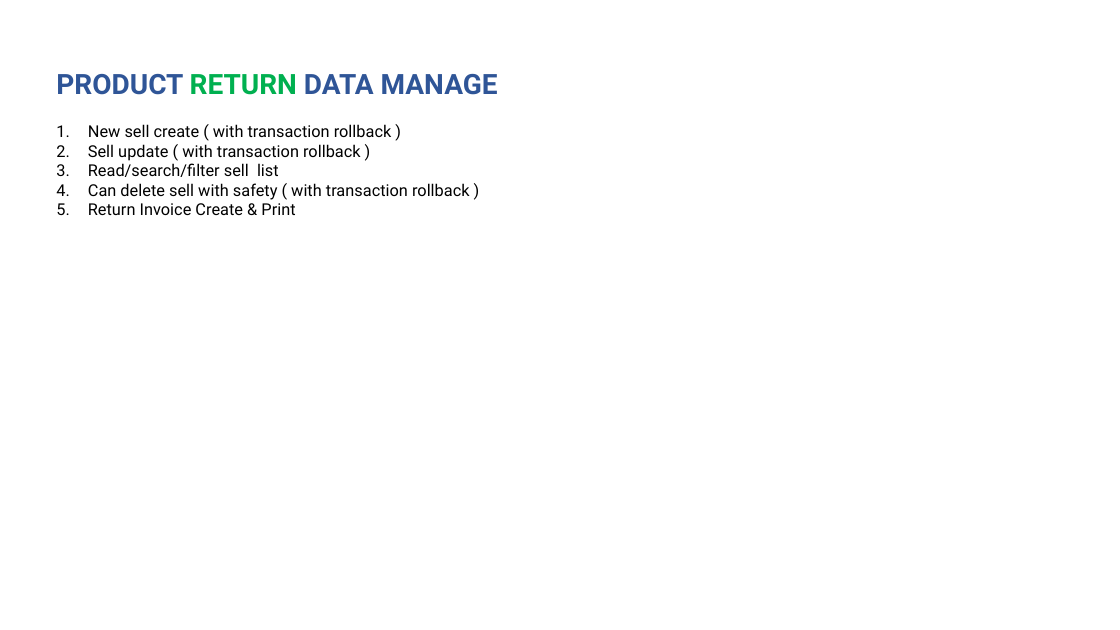
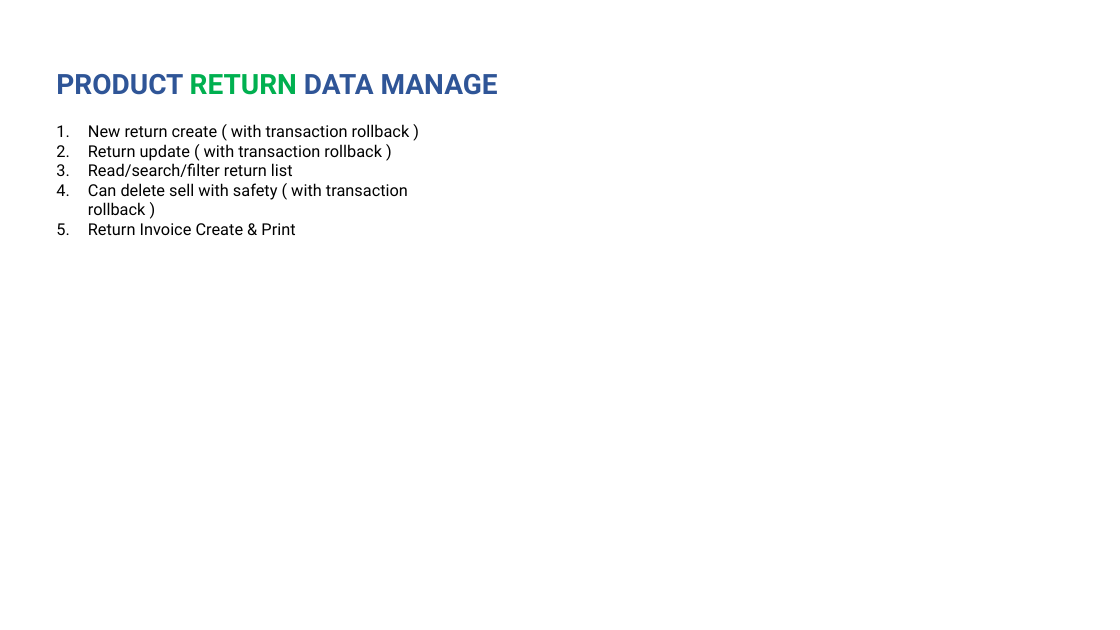
Before and after one commit to rupomsoft/MERN-STACK-Series, a slide deck: slide 23 of Inventory/PPT.pptx. Drawn at 1120x630 pixels with LibreOffice and Linux fonts; fonts in the diff are those of the drawing. Boxes give left, top, right and bottom in pixels: in the first picture for what was removed or moved away, otherwise in the second. Text is boxed around its words. In the diff, an @@ line names an element or a change of style, - is before the commit and + after.

```diff
--- a/Inventory/PPT.pptx
+++ b/Inventory/PPT.pptx
@@ text at (88,124,410,177): text changed @@
-1. New sell create ( with transaction rollback )
-2. Sell update ( with transaction rollback )
-3. Read/search/filter sell list
+1. New return create ( with transaction rollback )
+2. Return update ( with transaction rollback )
+3. Read/search/filter return list
```
Also in this commit, not shown: 3 other slides changed, 1 other file.
